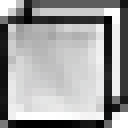
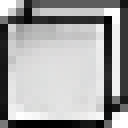
Layer changes from the first 128 × 128 image to the second:
painted on "Shape 5" over [left=0, top=16, right=112, bottom=120]
